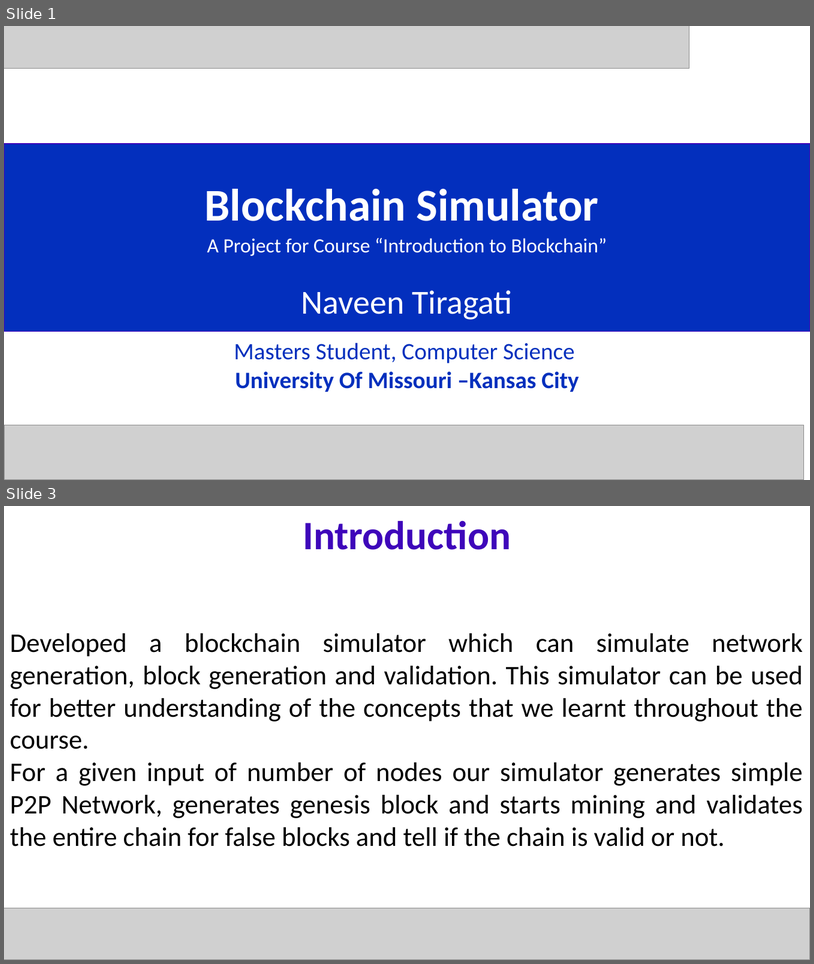
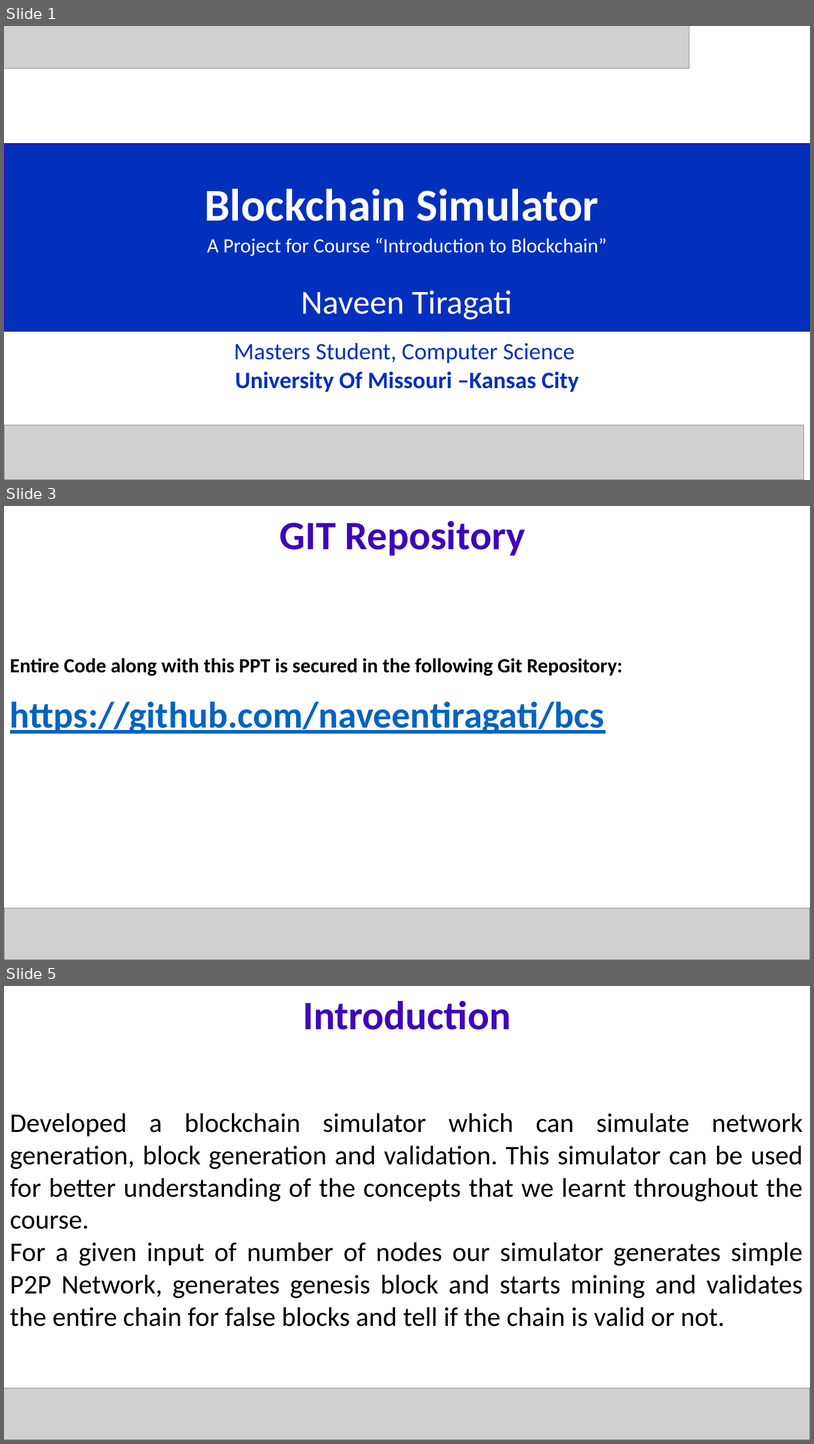
Before and after one commit to naveentiragati/bcs, a slide deck: EXCRED.pptx. Shown one above the other, each under a label of ours: slides 1 and 3 before the commit, slides 1, 3 and 5 after it; the slides between them are not shown. The pictures are 814x964 and 814x1444 pixels, drawn with LibreOffice and Linux fonts; fonts in the diff are those of the drawing; grey boxes stand for pictures. Boxes give left, top, right and bottom in pixels: in the first picture for what was removed or moved away, otherwise in the second. Text is boxed around its words. In the diff, an @@ line names an element or a change of style, - is before the commit and + after.

```diff
--- a/EXCRED.pptx
+++ b/EXCRED.pptx
@@ slide 3 added at bbox=[4, 506, 810, 960], background #FFFFFF @@
@@ text added at bbox=[279, 521, 525, 556], 48 pt, text #3E06BA, bold @@
+GIT Repository
@@ text added at bbox=[10, 658, 623, 676], 24 pt, text #000000, bold @@
+Entire Code along with this PPT is secured in the following Git Repository:
@@ text added at bbox=[10, 701, 605, 734], 44 pt, text #0563C1, bold, underline @@
+https://github.com/naveentiragati/bcs
@@ picture added at bbox=[4, 907, 810, 960] @@
@@ what was slide 3 is now slide 5 @@
```
Also in this commit, not shown: 5 slides changed, 4 other slides added, 2 slides removed, 1 other file.
